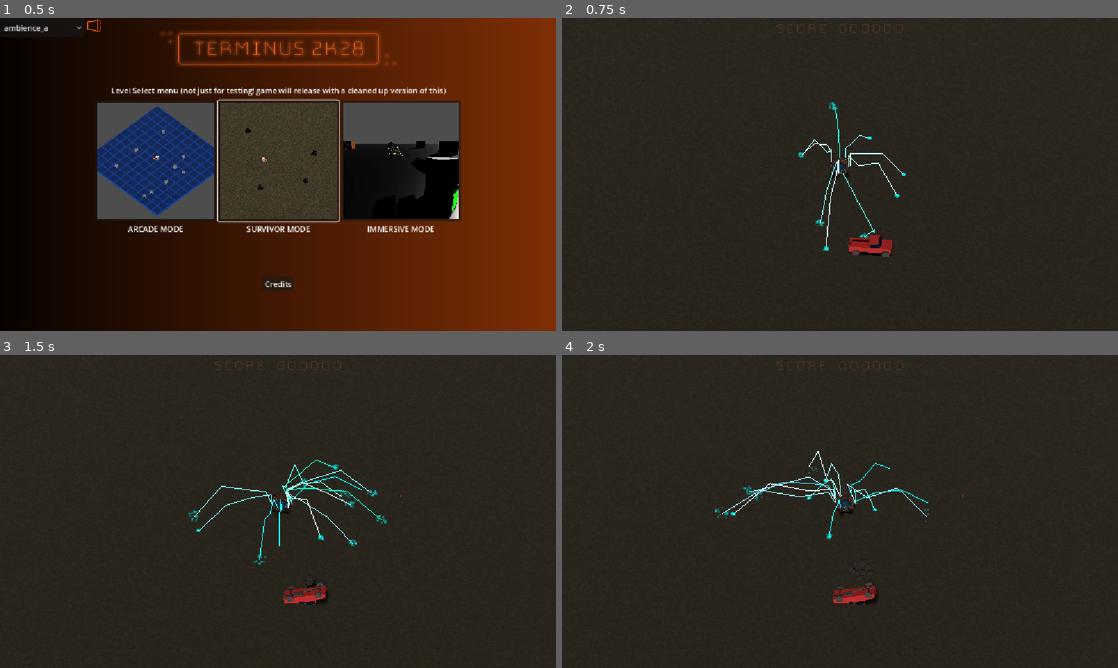
Above: before the commit, frames 1-4 (two rows, left to right).
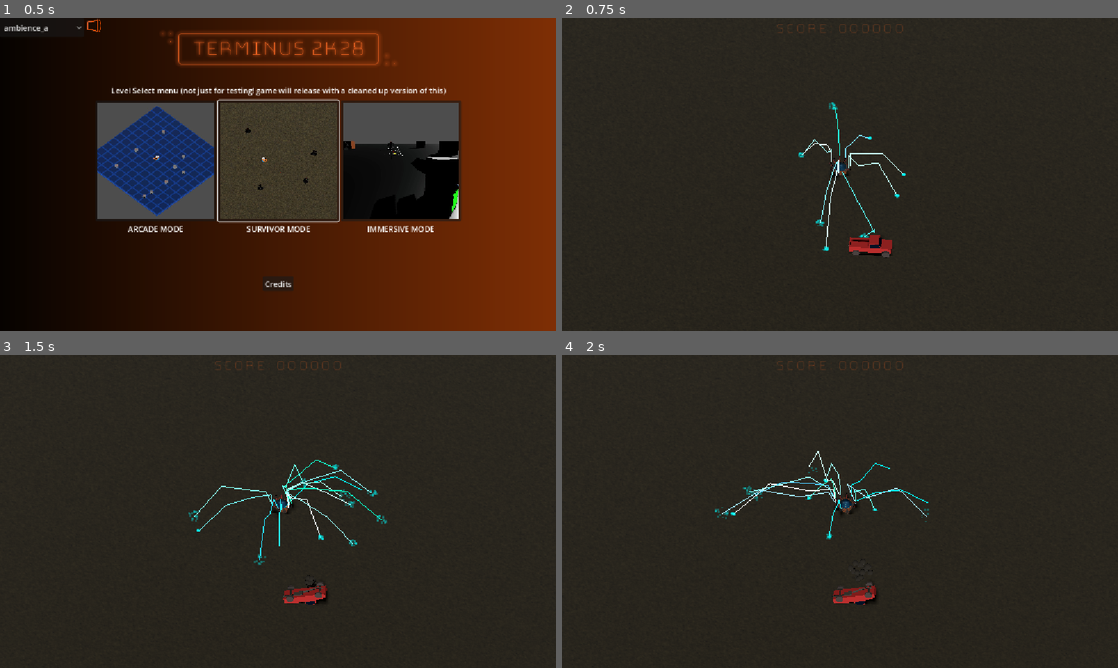
Above: after the commit, the same moments.

Repository: Gamkedo/terminus-2k28
Game: Godot game, scene res://level_menu.tscn
The game is run twice, just before and just after one commit, with the same random seed, the same clock (stepped at 60 frames per second) and the same inputs.
Inputs (mouse positions are in pixels of both pictures, inside the frame that each line leads up to):
- Up to frame 1 (0.5 s): no input
- Up to frame 2 (0.75 s): click (840, 161) at 0.5 s
- Up to frame 3 (1.5 s): move the mouse to (400, 495) at 1.27 s; press the mouse at (400, 495) at 1.28 s; hold D (walk_right) from 1.28 s (still down)
- Up to frame 4 (2 s): keep holding D (walk_right)

Frame 1 is identical in both runs. In frame 2, less than 0.1% of the frame differs, in the area x 48-52%, y 44-51%; in frame 3, less than 0.1%; in frame 4, less than 0.1%, in the area x 49-73%, y 44-51%.

Commit message:
Adds auto-aiming in survivor mode

Diff:
--- a/Scenes - Levels/areaArcade.tscn
+++ b/Scenes - Levels/areaArcade.tscn
@@ -8,6 +8,7 @@
 [ext_resource type="Texture2D" uid="uid://cmw11l0oc5b6" path="res://Textures/grid-grass.png" id="5_m4my6"]
 [ext_resource type="Script" uid="uid://dvre2ude7y1fr" path="res://Scripts/gameplay/player/aim_component.gd" id="7_tefx3"]
 [ext_resource type="PackedScene" uid="uid://0wcd0e4ft353" path="res://Scenes - UI/screen_bezel_corners.tscn" id="8_b4wml"]
+[ext_resource type="Script" uid="uid://cfc24xmre36y6" path="res://Scripts/gameplay/player/weapons_manager.gd" id="8_wcdhk"]
 [ext_resource type="PackedScene" uid="uid://b5v6q4hcakfxg" path="res://Scenes - UI/scoreGUI.tscn" id="9_pbum0"]
 [ext_resource type="Script" uid="uid://dkrh1yggfk8bq" path="res://Scripts/gameplay/world/scenery_placer.gd" id="10_tfrqe"]
 [ext_resource type="Script" uid="uid://cjj7dll5q50w3" path="res://Scripts/gameplay/world/scenery_item.gd" id="11_lsjr8"]
@@ -190,6 +191,10 @@
 script = ExtResource("7_tefx3")
 metadata/_custom_type_script = "uid://dvre2ude7y1fr"
 
+[node name="WeaponsManager" type="Node" parent="Player" unique_id=1106150763]
+script = ExtResource("8_wcdhk")
+metadata/_custom_type_script = "uid://cfc24xmre36y6"
+
 [node name="ScreenBezelCorners" parent="." unique_id=121658769 instance=ExtResource("8_b4wml")]
 
 [node name="get" parent="." unique_id=924242711 instance=ExtResource("9_pbum0")]
--- a/Scenes - Levels/areaImmersive.tscn
+++ b/Scenes - Levels/areaImmersive.tscn
@@ -10,6 +10,7 @@
 [ext_resource type="Script" uid="uid://das224o67qbcs" path="res://Scripts/gameplay/player/immersive_aim_component.gd" id="4_kwne6"]
 [ext_resource type="PackedScene" uid="uid://d1grs1gs3wxkx" path="res://Scenes - Objects/example_obstacle.tscn" id="6_mhi1n"]
 [ext_resource type="PackedScene" uid="uid://b5v6q4hcakfxg" path="res://Scenes - UI/scoreGUI.tscn" id="7_8go4e"]
+[ext_resource type="Script" uid="uid://cfc24xmre36y6" path="res://Scripts/gameplay/player/weapons_manager.gd" id="9_h4x15"]
 [ext_resource type="PackedScene" uid="uid://bsqax7a47vrc6" path="res://Scenes - UI/game_over.tscn" id="9_n8psh"]
 [ext_resource type="Script" uid="uid://c7pgxg3avlvxo" path="res://Scripts/gameplay/level_manager/enemy_spawner.gd" id="14_rhcrj"]
 
@@ -146,6 +147,10 @@
 script = ExtResource("4_kwne6")
 metadata/_custom_type_script = "uid://das224o67qbcs"
 
+[node name="WeaponsManager" type="Node" parent="Player" unique_id=931892316]
+script = ExtResource("9_h4x15")
+metadata/_custom_type_script = "uid://cfc24xmre36y6"
+
 [node name="Obstacles" type="Node3D" parent="." unique_id=2079419476]
 
 [node name="Example Obstacle" parent="Obstacles" unique_id=1339867408 instance=ExtResource("6_mhi1n")]
--- a/Scenes - Levels/areaSurvivor.tscn
+++ b/Scenes - Levels/areaSurvivor.tscn
@@ -8,7 +8,7 @@
 [ext_resource type="PackedScene" uid="uid://k63f3er0k7u7" path="res://Scenes - Objects/enemy_model_demo.tscn" id="4_hcq85"]
 [ext_resource type="Script" uid="uid://bp36fivqnl7k6" path="res://Scripts/gameplay/player/stacking_weapons_manager.gd" id="6_tmxv0"]
 [ext_resource type="PackedScene" uid="uid://wdglasw32mes" path="res://Scenes - Objects/enemy_roombye.tscn" id="7_155sy"]
-[ext_resource type="Script" uid="uid://dvre2ude7y1fr" path="res://Scripts/gameplay/player/aim_component.gd" id="7_vx5xs"]
+[ext_resource type="Script" uid="uid://dgtikgscqcp3m" path="res://Scripts/gameplay/player/auto_aim_component.gd" id="7_v3a74"]
 [ext_resource type="PackedScene" uid="uid://b5v6q4hcakfxg" path="res://Scenes - UI/scoreGUI.tscn" id="8_ua6li"]
 [ext_resource type="PackedScene" uid="uid://vdwb0cf16yx0" path="res://Scenes - Objects/enemy_stationary_turret.tscn" id="11_vx5xs"]
 [ext_resource type="PackedScene" uid="uid://c4bxgkgn3crmk" path="res://Scenes - Objects/Scenery/truck_scenery.tscn" id="13_u40bk"]
@@ -65,12 +65,14 @@
 [node name="Player" parent="." unique_id=935553468 instance=ExtResource("2_hcq85")]
 auto_fire = true
 
-[node name="WeaponsManager" parent="Player" index="8" unique_id=1271808281]
+[node name="StackingWeaponsManager" type="Node" parent="Player" unique_id=932133242]
 script = ExtResource("6_tmxv0")
+metadata/_custom_type_script = "uid://bp36fivqnl7k6"
 
-[node name="AimComponent" type="Node" parent="Player" unique_id=815164976]
-script = ExtResource("7_vx5xs")
-metadata/_custom_type_script = "uid://dvre2ude7y1fr"
+[node name="AutoAimComponent" type="Node" parent="Player" unique_id=1983435733]
+script = ExtResource("7_v3a74")
+default_aim_range = 100
+metadata/_custom_type_script = "uid://dgtikgscqcp3m"
 
 [node name="Enemies" type="Node3D" parent="." unique_id=2100857171]
 
@@ -96,5 +98,3 @@
 script = ExtResource("15_v3a74")
 enemy_container = NodePath("../Enemies")
 enemy_list = Array[PackedScene]([ExtResource("7_155sy"), ExtResource("11_vx5xs"), ExtResource("4_hcq85"), ExtResource("15_ocn12")])
-
-[editable path="Player"]
--- a/Scenes - Objects/player.tscn
+++ b/Scenes - Objects/player.tscn
@@ -9,7 +9,6 @@
 [ext_resource type="Script" uid="uid://cj7eq14viaaad" path="res://Scripts/gameplay/weapons/shotgun.gd" id="4_iv4hd"]
 [ext_resource type="Texture2D" uid="uid://clfhx8dc6avbg" path="res://Textures/temp_player_back.png" id="4_y8h32"]
 [ext_resource type="PackedScene" uid="uid://l0shf2pmj48f" path="res://Models (game format)/player_vehbryo.glb" id="8_5hocr"]
-[ext_resource type="Script" uid="uid://cfc24xmre36y6" path="res://Scripts/gameplay/player/weapons_manager.gd" id="8_a1lel"]
 [ext_resource type="PackedScene" uid="uid://br2mtw0tajdts" path="res://Scenes - Objects/muzzle_flash.tscn" id="9_46nwg"]
 [ext_resource type="Script" uid="uid://ba3jif00r7vw1" path="res://Scripts/gameplay/weapons/laser_beam_weapon.gd" id="10_8dwo2"]
 [ext_resource type="PackedScene" uid="uid://p7aumif32558" path="res://Scenes - Objects/laser_beam_projectile.tscn" id="11_46nwg"]
@@ -164,7 +163,3 @@
 projectile_scene = ExtResource("11_46nwg")
 fire_rate = 1.0
 metadata/_custom_type_script = "uid://cj7eq14viaaad"
-
-[node name="WeaponsManager" type="Node" parent="." unique_id=1271808281]
-script = ExtResource("8_a1lel")
-metadata/_custom_type_script = "uid://cfc24xmre36y6"
--- /dev/null
+++ b/Scripts/gameplay/player/auto_aim_component.gd
@@ -0,0 +1,32 @@
+class_name AutoAimComponent
+extends AimComponent
+
+### How often do we recalculate the closest enemy?
+@export var recalc_seconds: float = 0.1
+
+var recalc_in_seconds: float = 0.0
+var targeted_enemy: Node3D
+
+func handle_aiming(player: Player, delta: float) -> void:
+	recalc_in_seconds -= delta
+	if recalc_in_seconds <= 0.0:
+		targeted_enemy = _find_closest_enemy(player)
+		recalc_in_seconds = recalc_seconds
+	if targeted_enemy:
+		var to: Vector3 = targeted_enemy.global_position
+		player.aim_dot.global_position = to
+		player.turret_pivot.look_at(to, Vector3.UP, 0)
+	else:
+		# this stops the auto-firing
+		player.aim_dot.global_position = player.global_position
+
+func _find_closest_enemy(player: Player) -> Node3D:
+	var min_enemy: Node3D = null
+	var min_dist: float = default_aim_range + 1.0
+	for n in get_tree().get_nodes_in_group("enemy"):
+		# TODO: if dist squared is faster, we could square the min distance first and use that?
+		var d := player.global_position.distance_to(n.global_position)
+		if d < min_dist:
+			min_dist = d
+			min_enemy = n
+	return min_enemy
--- a/Scripts/gameplay/player/player.gd
+++ b/Scripts/gameplay/player/player.gd
@@ -41,7 +41,7 @@
 @onready var turret_pivot: Node = %TurretPivot
 @onready var muzzleA: Node = %FireFromA
 @onready var muzzleB: Node = %FireFromB
-@onready var aim_dot: Node = $AimDot
+@onready var aim_dot: Node3D = $AimDot
 @onready var aim_ray_cast_3d: RayCast3D = %AimRayCast3D
 
 # signals
@@ -60,7 +60,9 @@
 
 	handle_aiming(delta)
 
-	if (auto_fire or Input.is_action_pressed("fire")) and weapons_manager.can_fire():
+	if auto_fire and not aim_dot.global_position.is_equal_approx(global_position) and weapons_manager.can_fire():
+		fire()
+	if Input.is_action_pressed("fire") and weapons_manager.can_fire():
 		fire()
 	if Input.is_action_pressed("ui_cancel"):
 		get_tree().change_scene_to_file("res://level_menu.tscn")
Not shown, added: Scripts/gameplay/player/auto_aim_component.gd.uid
